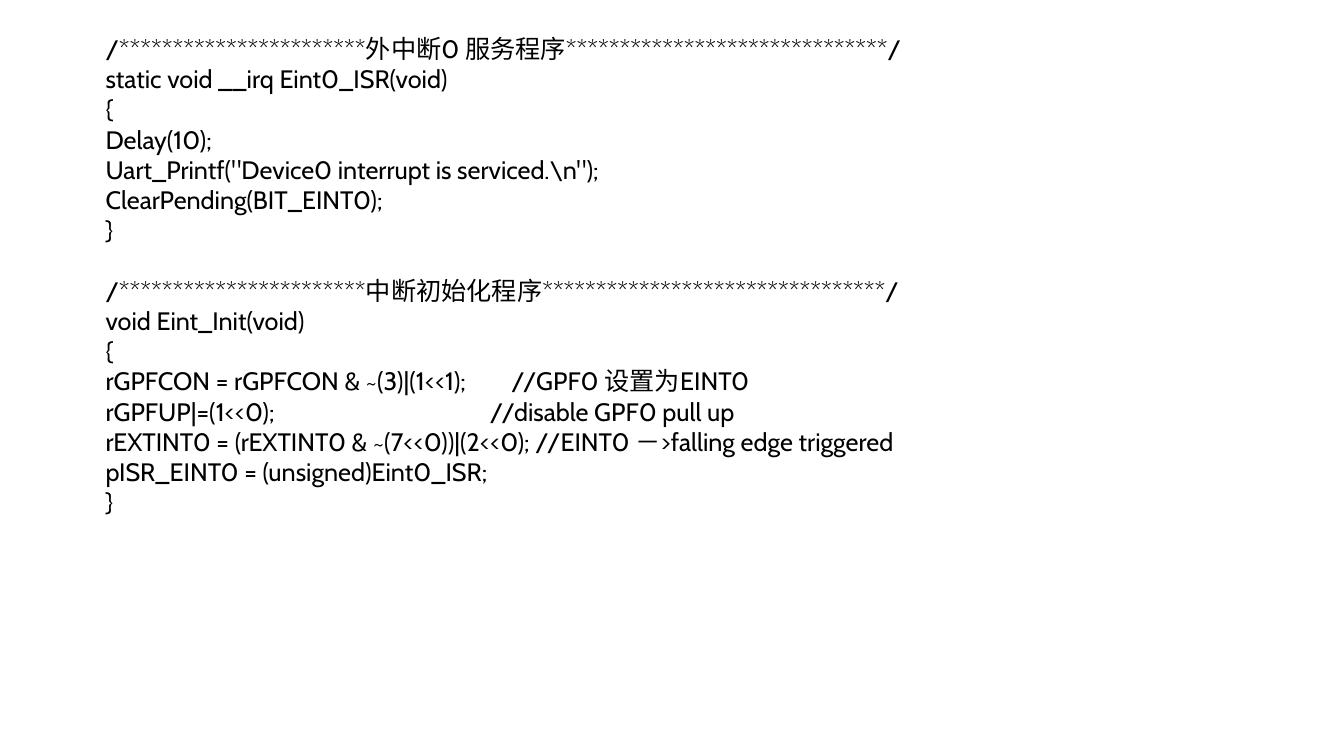
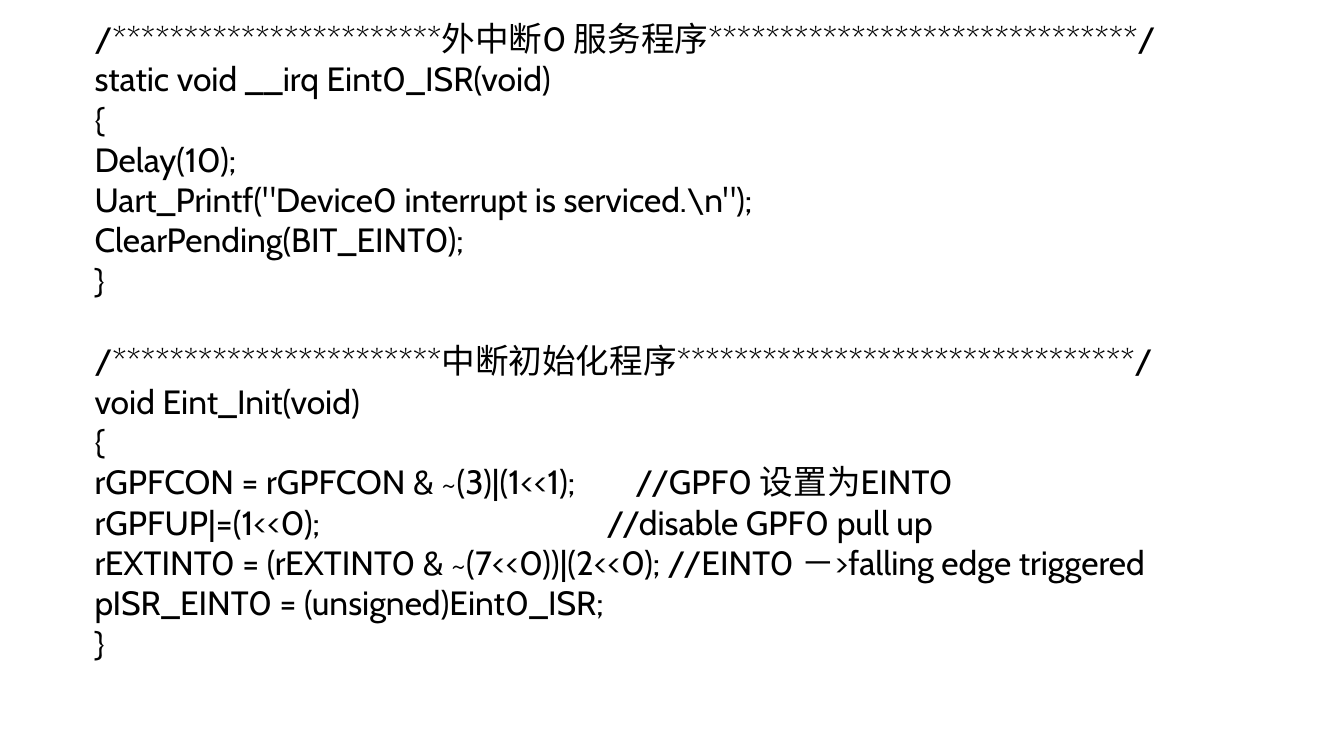
Before and after one commit to Chencao0928/ARM, a slide deck: slide 109 of 第6章 基于S3C2410的硬件结构与接口编程/第6章 基于S3C2410的硬件结构与接口编程.pptx. Drawn at 1344x756 pixels with LibreOffice and Linux fonts; fonts in the diff are those of the drawing; background and template pictures are left out. Boxes give left, top, right and bottom in pixels: in the first picture for what was removed or moved away, otherwise in the second. Text is boxed around its words. In the diff, an @@ line names an element or a change of style, - is before the commit and + after.

```diff
--- a/第6章 基于S3C2410的硬件结构与接口编程/第6章 基于S3C2410的硬件结构与接口编程.pptx
+++ b/第6章 基于S3C2410的硬件结构与接口编程/第6章 基于S3C2410的硬件结构与接口编程.pptx
@@ text "/***********************外中断0 服务程序*************************** ...": place and size @@
-text "/***********************外中断0 服务程序*************************** ..." at (106, 37, 901, 487)
+text "/***********************外中断0 服务程序*************************** ..." at (95, 22, 1156, 623)
@@ text "/***********************外中断0 服务程序*************************** ..." at (95, 22, 1156, 623): size 18 to 24 pt @@
```
Also in this commit, not shown: 40 other slides changed, 1 slide added, 1 slide removed.
